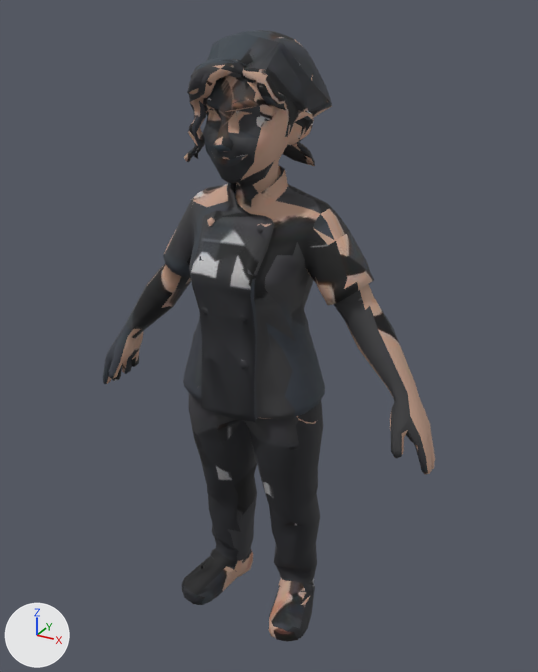
Renders of the glTF model public/models/people/chef-woman.glb from each side of a commit.
Before and after are seen from a camera (50 mm lens) standing at (0.947, -1.645, 1.747) and looking at (0.02, 0.039, 0.905). The lights are fixed; the arrows at lower left show +X, +Y and +Z. The picture after the commit comes second. Where no turn or scale is listed for an object, it has been applied to the vertices. Vertices at exactly the same position are counted once.

The first picture shows 'char1.001'.
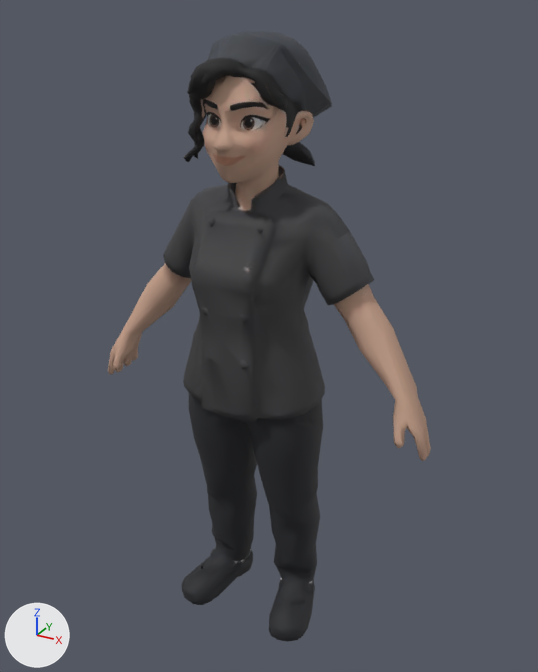
Diff of the bpy script that builds the scene:
```diff
--- a/public/models/people/chef-woman.glb.py
+++ b/public/models/people/chef-woman.glb.py
@@ me_char1_001 @@
 # used by ob_char1_001; location = (0.0, 0.0, 0.0)
-me_char1_001.from_pydata(...)  # 2262 vertices, 4498 faces; spans x -0.53..0.53, y -0.18..0.18, z 0.0..1.7
+me_char1_001.from_pydata(...)  # 2262 vertices, 4498 faces; spans x -0.52..0.52, y -0.18..0.18, z 0.0..1.7
+# me_char1_001 part 1: 18 vertices moved from x 0.11..0.51, y -0.08..0.05, z 0.37..0.98 to x 0.11..0.5, y -0.08..0.04, z 0.37..0.98; 119 vertices removed from x -0.16..0.53, y -0.09..0.09, z 0.31..1.08; 113 vertices added at x -0.18..0.52, y -0.08..0.09, z 0.31..1.09
+# me_char1_001 part 2: 7 vertices moved from x -0.51..-0.39, y -0.04..0.04, z 0.66..0.99 to x -0.49..-0.39, y -0.04..0.04, z 0.69..0.99; 110 vertices removed from x -0.53..-0.36, y -0.09..0.07, z 0.65..1.0; 95 vertices added at x -0.52..-0.35, y -0.08..0.06, z 0.68..1.0
+# me_char1_001 part 3: 5 vertices moved within x -0.09..0.07, y -0.1..0.08, z 1.43..1.58; 8 vertices removed from x -0.12..0.08, y -0.12..0.06, z 1.37..1.7; 18 vertices added at x -0.11..0.09, y -0.12..0.07, z 1.37..1.7
+# me_char1_001 part 4: 3 vertices removed from x -0.08..0.17, y 0.01..0.12, z 0.04..0.09; 12 vertices added at x -0.17..0.17, y -0.07..0.12, z 0.03..0.09
+# me_char1_001 part 5: 2 vertices removed from x -0.09..-0.08, y -0.15..-0.14, z 1.13..1.18; 4 vertices added at x -0.09..-0.08, y -0.16..-0.13, z 1.13..1.19
+# me_char1_001 part 6: 3082 kept faces spanning x -0.42..0.5, y -0.18..0.18, z 0.0..1.7 get new texture (UV) coordinates
 me_char1_001.materials.append(mat_material_1_001)
```

Boxes [x1, y1, x2, y2] around the edits, measured in the pictures (538 x 672 px; the box of a moved part takes in the faces that stretch with it):
'char1.001', reshaped: before [103, 30, 435, 642]; after [108, 31, 431, 642]
part 1 of me_char1_001, moved or reshaped: before [215, 291, 435, 534]; after [215, 291, 431, 534]
part 2 of me_char1_001, moved or reshaped: before [103, 272, 170, 384]; after [108, 272, 170, 374]
part 3 of me_char1_001, moved or reshaped: before [196, 30, 288, 185]; after [196, 31, 288, 185]
part 4 of me_char1_001, reshaped: before [227, 561, 312, 582]; after [205, 548, 315, 583]
part 5 of me_char1_001, moved or reshaped: [191, 216, 255, 271] in both
part 6 of me_char1_001, surface changed: [138, 32, 399, 640] in both
